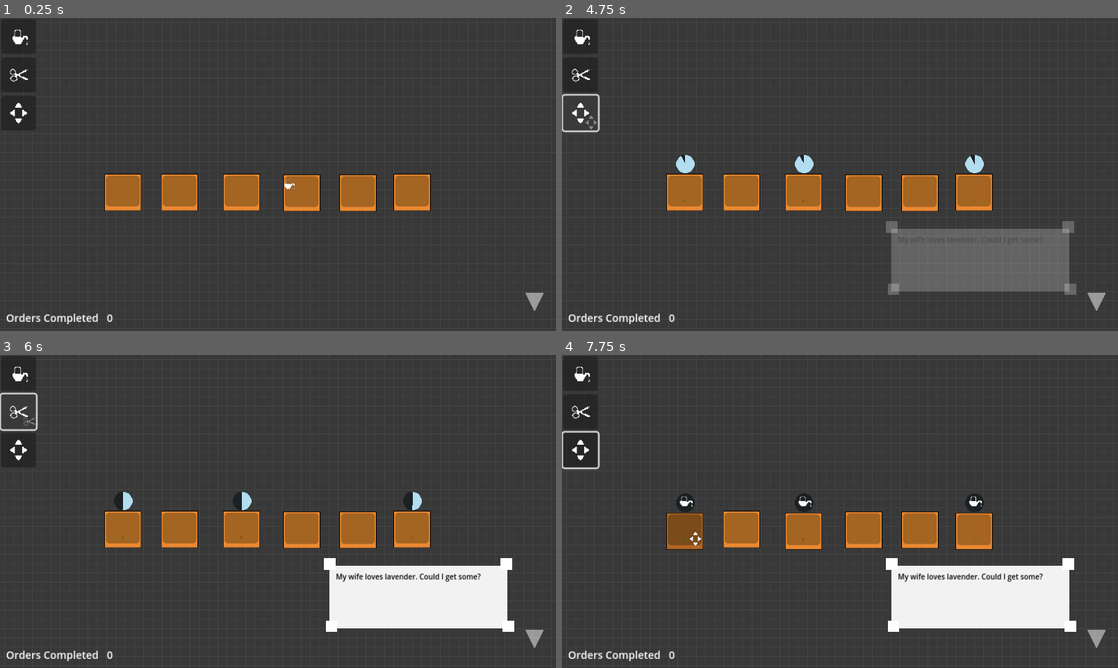
Above: before the commit, frames 1-4 (two rows, left to right).
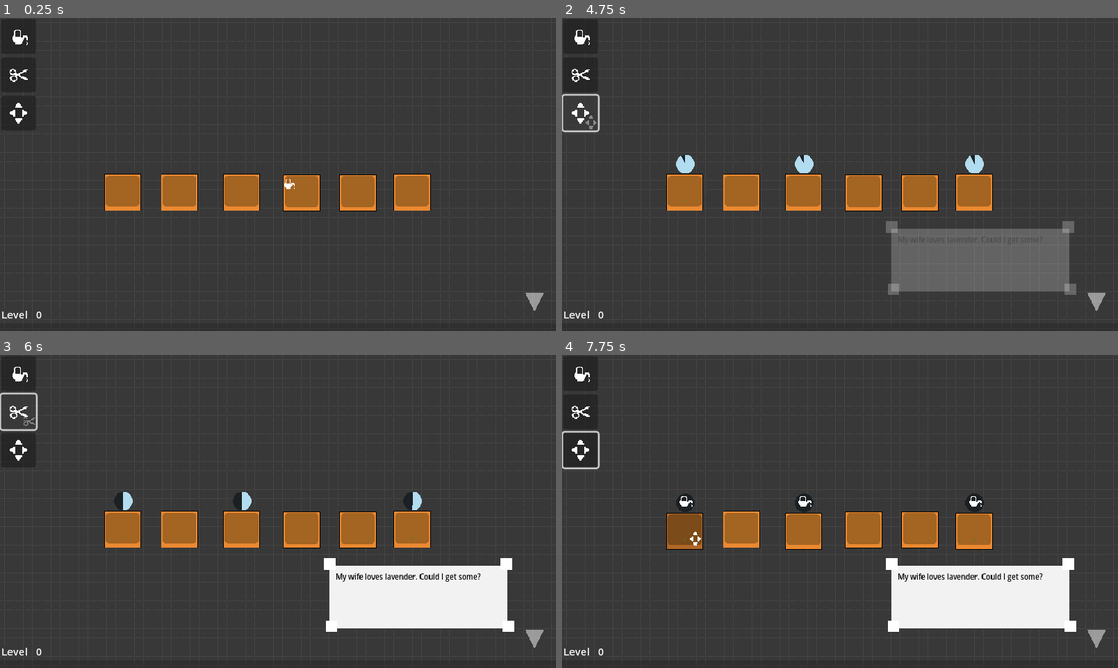
Above: after the commit, the same moments.

Repository: mathew-tran/flower-garden
Game: Godot game, scene res://Scenes/Main.tscn
Two runs of this game, one before a commit and one after it. Both use one fixed random seed, a clock stepped at 60 frames per second and the inputs below. This scene is started directly instead of the project's main scene.
Inputs (mouse positions are in pixels of both pictures, inside the frame that each line leads up to):
- Up to frame 1 (0.25 s): no input
- Up to frame 2 (4.75 s): click (578, 36) at 0.5 s; click (578, 74) at 1.25 s; click (578, 111) at 2 s; click (578, 36) at 2.75 s; click (578, 74) at 3.5 s; click (578, 111) at 4.25 s
- Up to frame 3 (6 s): click (16, 373) at 5 s; click (16, 411) at 5.75 s
- Up to frame 4 (7.75 s): click (578, 448) at 6.5 s; tap Enter at 7.25 s; move the mouse to (684, 530) at 7.27 s; hold Keypad 1 (1) from 7.28 s (still down); tap Keypad 2 (2) at 7.55 s

The runs differ from the first frame. In frame 1, 0.6% of the frame differs, in the area x 0-98%, y 3-98%; in frame 2, 0.7%; in frame 3, 0.9%; in frame 4, 1.0%.

Commit message:
work on player progression, player can get XP and level up. thinking player can choose perks after leveling up and prestige.. at the moment

Diff:
--- a/Prefabs/UI/EXPBar.tscn
+++ b/Prefabs/UI/EXPBar.tscn
@@ -3,29 +3,30 @@
 [ext_resource type="Script" path="res://Scripts/UI/EXPBar.gd" id="1_7poiu"]
 
 [node name="EXPBar" type="Control"]
+custom_minimum_size = Vector2(1920, 34)
 layout_mode = 3
 anchors_preset = 0
-offset_left = 658.0
-offset_top = 862.0
-offset_right = 698.0
-offset_bottom = 902.0
+offset_right = 1920.0
+offset_bottom = 34.0
 script = ExtResource("1_7poiu")
 metadata/_edit_group_ = true
 
 [node name="HBoxContainer" type="HBoxContainer" parent="."]
 layout_mode = 0
-offset_right = 40.0
-offset_bottom = 40.0
+offset_left = 5.0
+offset_top = -47.0
+offset_right = 398.0
+offset_bottom = 3.0
 
 [node name="Text2" type="Label" parent="HBoxContainer"]
 custom_minimum_size = Vector2(70, 0)
 layout_mode = 2
 theme_override_font_sizes/font_size = 36
-text = "Orders Completed"
+text = "Level"
 horizontal_alignment = 1
 vertical_alignment = 1
 
-[node name="Text" type="Label" parent="HBoxContainer"]
+[node name="Level" type="Label" parent="HBoxContainer"]
 custom_minimum_size = Vector2(70, 0)
 layout_mode = 2
 theme_override_font_sizes/font_size = 36
@@ -33,3 +34,14 @@
 "
 horizontal_alignment = 1
 vertical_alignment = 1
+
+[node name="ProgressBar" type="ProgressBar" parent="."]
+layout_mode = 1
+anchors_preset = 12
+anchor_top = 1.0
+anchor_right = 1.0
+anchor_bottom = 1.0
+offset_top = -27.0
+grow_horizontal = 2
+grow_vertical = 0
+show_percentage = false
--- a/Scenes/Main.tscn
+++ b/Scenes/Main.tscn
@@ -49,6 +49,19 @@
 offset_right = 44.0
 offset_bottom = 132.0
 
+[node name="EXPBar" parent="CanvasLayer" instance=ExtResource("8_3hpu8")]
+anchors_preset = 7
+anchor_left = 0.5
+anchor_top = 1.0
+anchor_right = 0.5
+anchor_bottom = 1.0
+offset_left = -960.0
+offset_top = -34.0
+offset_right = 960.0
+offset_bottom = 0.0
+grow_horizontal = 2
+grow_vertical = 0
+
 [node name="Mouse" type="Sprite2D" parent="."]
 scale = Vector2(2, 2)
 texture = ExtResource("3_j7sma")
@@ -58,12 +71,6 @@
 
 [node name="Bouquet" parent="." instance=ExtResource("7_5kcj8")]
 
-[node name="EXPBar" parent="." instance=ExtResource("8_3hpu8")]
-offset_left = 21.0
-offset_top = 1010.0
-offset_right = 442.0
-offset_bottom = 1058.0
-
 [node name="Control" parent="." instance=ExtResource("8_3a82k")]
 
 [node name="TileMap" type="TileMap" parent="."]
--- /dev/null
+++ b/Scripts/Autoload/PlayerProgression.gd
@@ -0,0 +1,27 @@
+extends Node
+
+var EXP = 0
+var MaxEXP = 100
+var Level = 0
+
+signal EXPUpdate
+signal LevelUpdate
+
+func AddXP(amount):
+	EXP += amount
+	while EXP >= MaxEXP:
+		Level += 1
+		EXP -= MaxEXP
+		emit_signal("EXPUpdate")
+		MaxEXP *= 1.1
+		emit_signal("LevelUpdate")
+	emit_signal("EXPUpdate")
+
+func GetEXP():
+	return EXP
+
+func GetMaxEXP():
+	return MaxEXP
+
+func GetLevel():
+	return Level
--- a/Scripts/Plant.gd
+++ b/Scripts/Plant.gd
@@ -24,6 +24,7 @@
 			if frame < frameCount:
 				frame += 1
 		IncrementStage()
+		PlayerProgression.AddXP(2)
 	else:
 		print("failed to activate")
 
--- a/Scripts/PlanterBox.gd
+++ b/Scripts/PlanterBox.gd
@@ -55,6 +55,7 @@
 		Flower = null
 	OnFinishGrowth()
 	emit_signal("FlowerBoxComplete")
+	PlayerProgression.AddXP(10 + randi() % 5)
 
 func _on_area_2d_mouse_entered():
 	InputManager.SetFocusedObject(self)
@@ -69,6 +70,7 @@
 	print(name + " has been clicked")
 	if is_instance_valid(GetPlant()):
 		GetPlant().AttemptGrow()
+
 
 func GetPlant():
 	return Flower
--- a/Scripts/UI/EXPBar.gd
+++ b/Scripts/UI/EXPBar.gd
@@ -4,10 +4,22 @@
 
 func _ready():
 	Game.connect("CompleteRound", Callable(self, "OnCompleteRound"))
+	PlayerProgression.connect("EXPUpdate", Callable(self, "OnUpdateXP"))
+	PlayerProgression.connect("LevelUpdate", Callable(self, "OnLevelUpdate"))
+
+	OnUpdateXP()
+	OnLevelUpdate()
+
+func OnUpdateXP():
+	$ProgressBar.value = PlayerProgression.GetEXP()
+
+func OnLevelUpdate():
+	$ProgressBar.max_value = PlayerProgression.GetMaxEXP()
+	$HBoxContainer/Level.text = str(PlayerProgression.GetLevel())
+
 
 func OnCompleteRound(_x):
 	Increment()
 
 func Increment():
 	OrdersCompleted += 1
-	$HBoxContainer/Text.text = str(OrdersCompleted)
--- a/project.godot
+++ b/project.godot
@@ -18,6 +18,7 @@
 [autoload]
 
 InputManager="*res://Scripts/Autoload/InputManager.gd"
+PlayerProgression="*res://Scripts/Autoload/PlayerProgression.gd"
 Game="*res://Scripts/Autoload/Game.gd"
 
 [debug]
@@ -88,3 +89,7 @@
 , Object(InputEventKey,"resource_local_to_scene":false,"resource_name":"","device":-1,"window_id":0,"alt_pressed":false,"shift_pressed":false,"ctrl_pressed":false,"meta_pressed":false,"pressed":false,"keycode":0,"physical_keycode":54,"key_label":0,"unicode":54,"echo":false,"script":null)
 ]
 }
+
+[rendering]
+
+textures/canvas_textures/default_texture_filter=0
